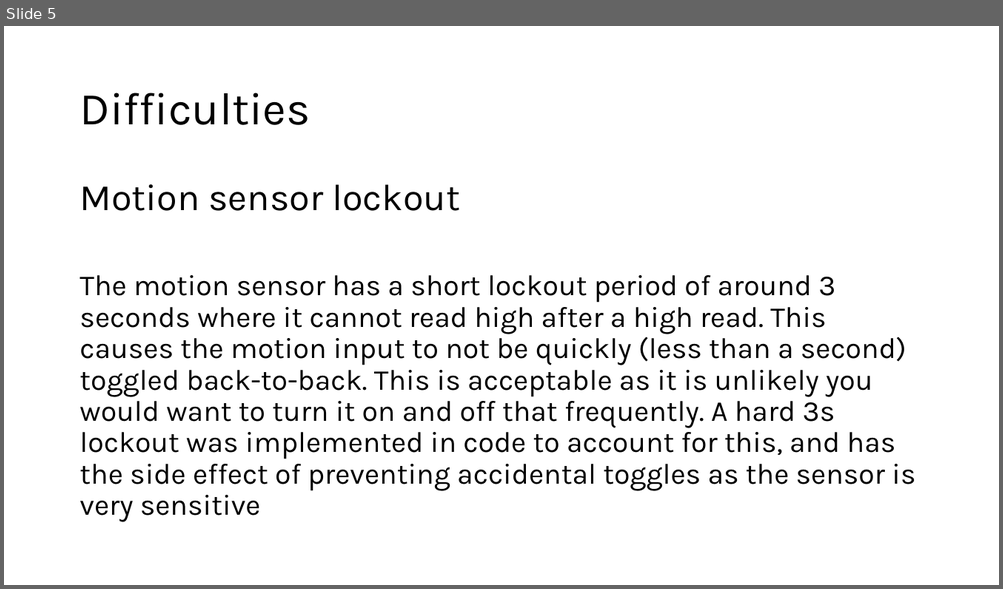
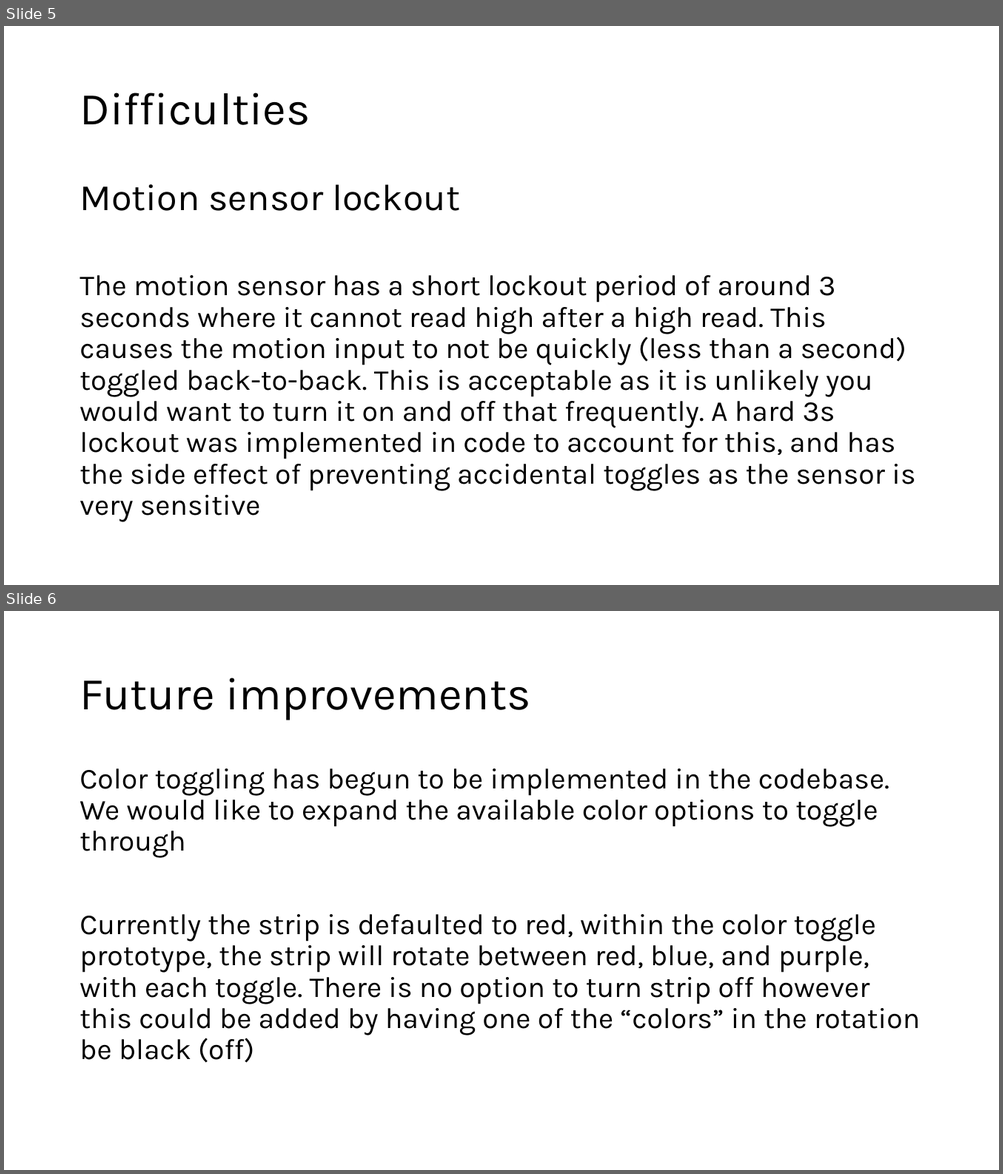
Before and after one commit to AidanCioppa04/Adaptive-LED-Strip, a slide deck: PrjPhase3/Adaptive LED Strip.pptx. Shown one above the other, each under a label of ours: slide 5 before the commit, slides 5 and 6 after it. The pictures are 1003x589 and 1003x1174 pixels, drawn with LibreOffice and Linux fonts; fonts in the diff are those of the drawing. Boxes give left, top, right and bottom in pixels: in the first picture for what was removed or moved away, otherwise in the second. Text is boxed around its words. In the diff, an @@ line names an element or a change of style, - is before the commit and + after.

```diff
--- a/PrjPhase3/Adaptive LED Strip.pptx
+++ b/PrjPhase3/Adaptive LED Strip.pptx
@@ slide 6 added at (4,611,999,1170), background #FFFFFF @@
@@ title added at (79,678,530,721), 44 pt, text #000000 @@
+Future improvements
@@ text added at (79,769,919,1063), 28 pt, text #000000 @@
+Color toggling has begun to be implemented in the codebase. We would like to expand the available color options to toggle through
+Currently the strip is defaulted to red, within the color toggle prototype, the strip will rotate between red, blue, and purple, with each toggle. There is no option to turn strip off however this could be added by having one of the “colors” in the rotation be black (off)
```
Also in this commit, not shown: 1 slide changed, 1 other slide added.
